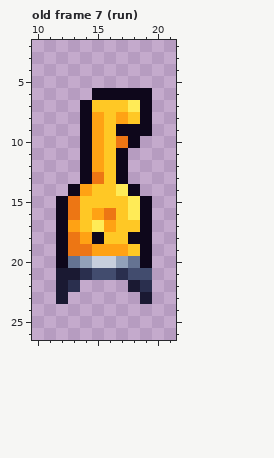
A pixel-art file gets an edit: core/assets/ase/actor_supply.ase. This is how it looked before the edit.
32x32 pixels, 7 frames. Shown: old frame 7 (run): x 10..21, y 2..26. The commit also changed other frames, which this record leaves out.
The same view after the edit:
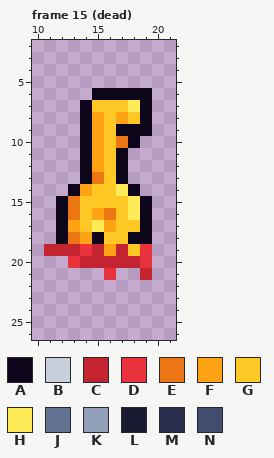
Palette (. is transparent): A #0e071b  B #c7cfdd  C #c42430  D #ea323c  E #ed7614  F #ffa214  G #ffc825  H #ffeb57  J #657392  K #92a1b9  L #1a1932  M #2a2f4e  N #424c6e
A new or re-ordered frame is compared with the old frame closest to it.
Difference:
frames 7 -> 15
layer "coin" now shown
--- frame 15 (dead) is new; against old frame 7 (run), layers "coin", "key"
@@ x 10..21 @@
 18 ..AEFAGGAA..
-19 ..AEEFFFGA..
-20 ..AJKBBKJA..
-21 ..LLMNNMNN..
-22 ..LM....LM..
-23 ..L......L..
+19 .CCCDCFCGD..
+20 ...DCCCCCD..
+21 ......D..C..
+22 ............
+23 ............
 24 ............
Pixel boxes of the changes (left, top, right, bottom) in both pictures:
changed: (44, 244, 152, 304)
